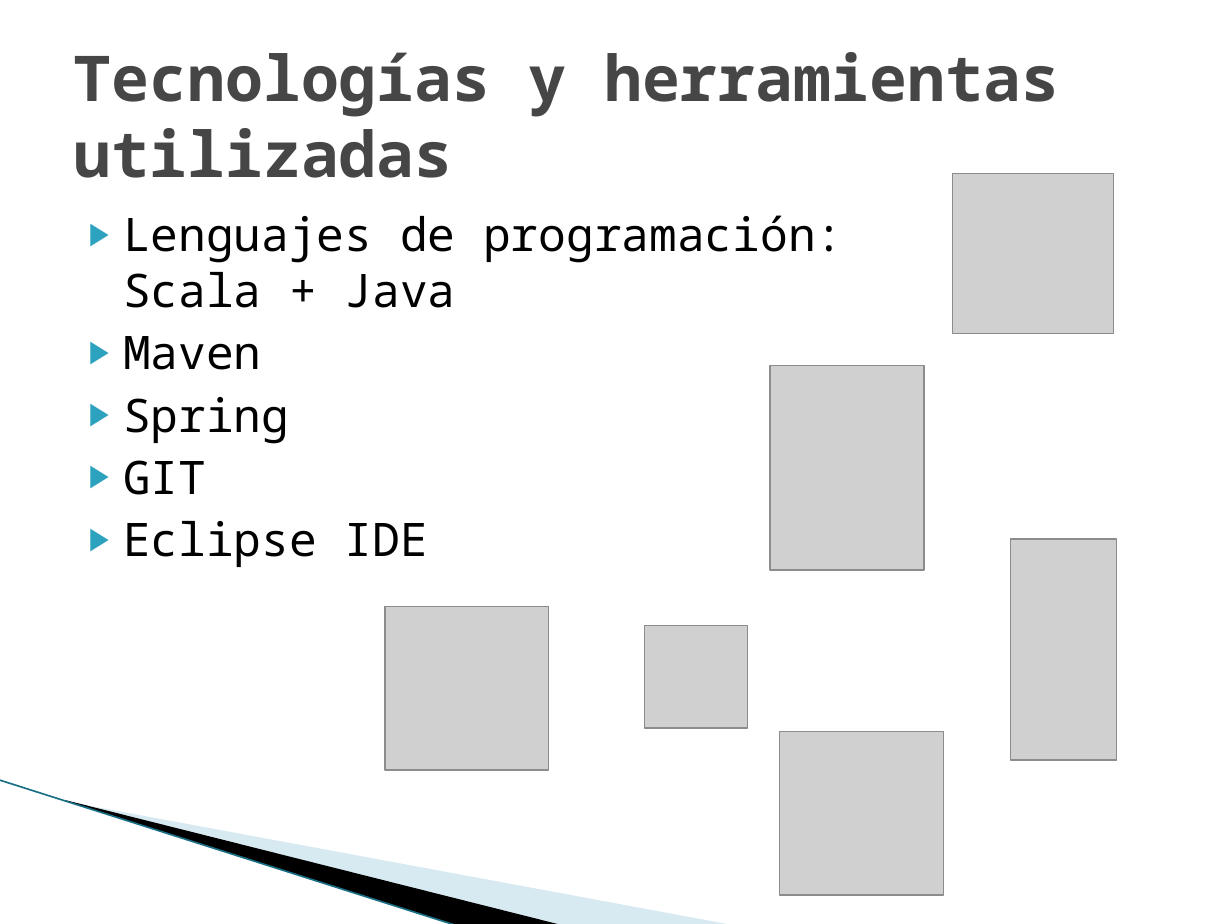
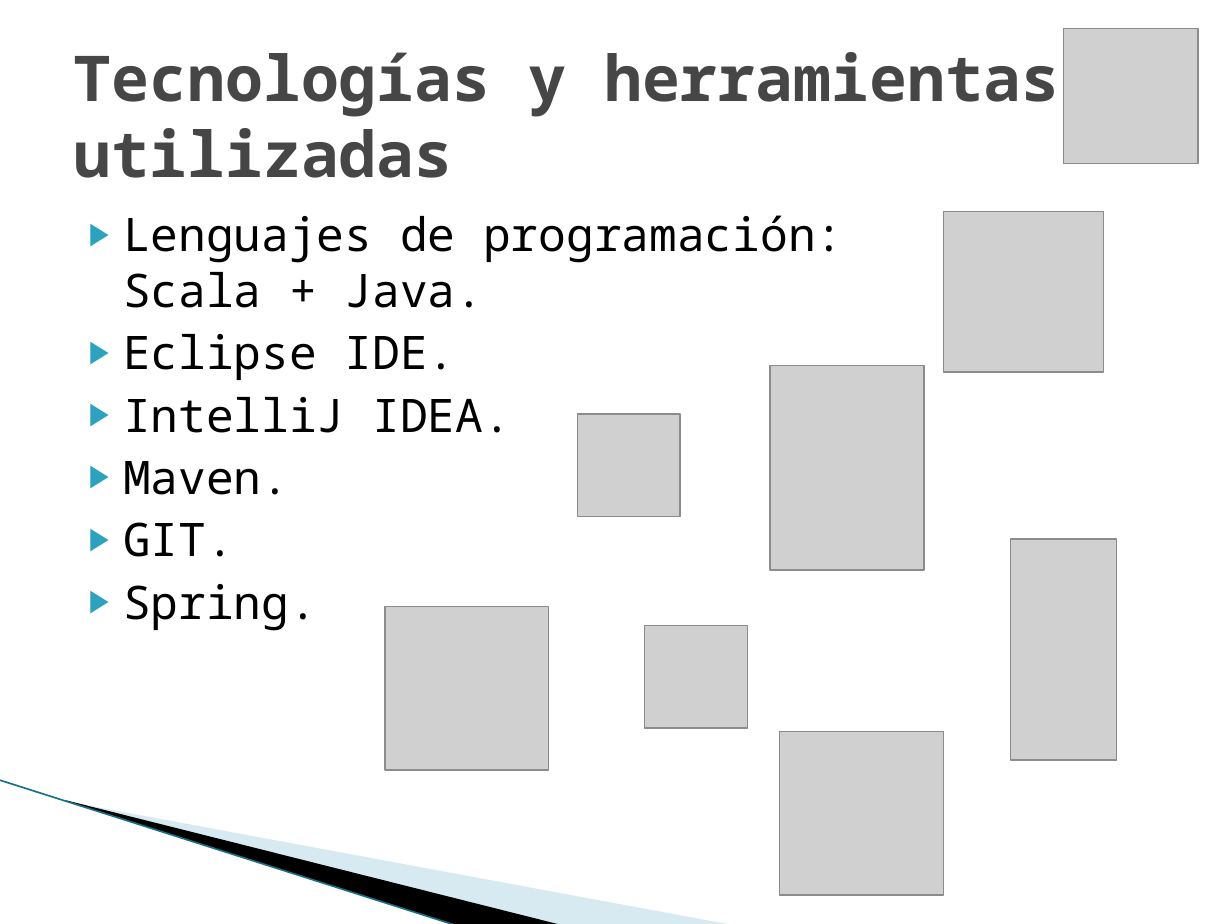
Before and after one commit to maurociancio/parallel-editor, a slide deck: slide 12 of doc/presentacion/presentacion.pptx (slide 11 before the commit). Drawn at 1232x924 pixels with LibreOffice and Linux fonts; fonts in the diff are those of the drawing; grey boxes stand for pictures; background and template pictures are left out. Boxes give left, top, right and bottom in pixels: in the first picture for what was removed or moved away, otherwise in the second. Text is boxed around its words. In the diff, an @@ line names an element or a change of style, - is before the commit and + after.

```diff
--- a/doc/presentacion/presentacion.pptx
+++ b/doc/presentacion/presentacion.pptx
@@ picture added at box(1063, 28, 1198, 163) @@
@@ text at box(123, 215, 843, 631): text changed @@
-▶ Lenguajes de programación:
-  Scala + Java
-▶ Maven
-▶ Spring
-▶ GIT
-▶ Eclipse IDE
+▶ Lenguajes de programación:
+  Scala + Java.
+▶ Eclipse IDE.
+▶ IntelliJ IDEA.
+▶ Maven.
+▶ GIT.
+▶ Spring.
@@ picture: place and size @@
-picture at box(952, 174, 1112, 334)
+picture at box(944, 212, 1104, 372)
@@ picture added at box(578, 414, 680, 516) @@
```
Also in this commit, not shown: 10 other slides changed, 4 slides added, 3 slides removed, 10 other files.
